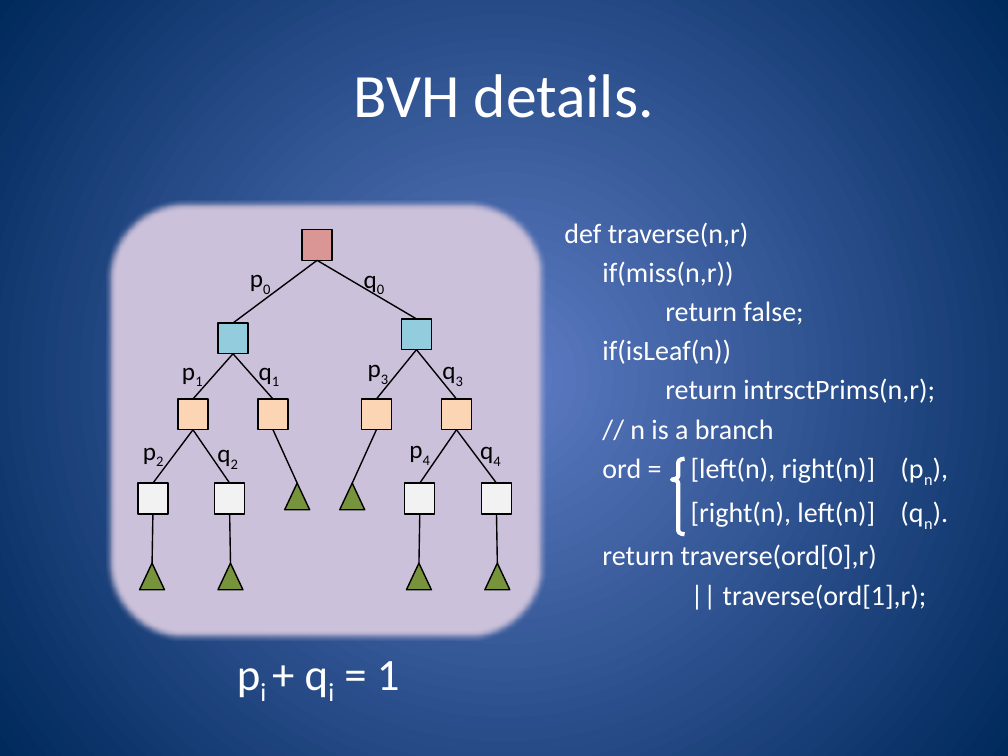
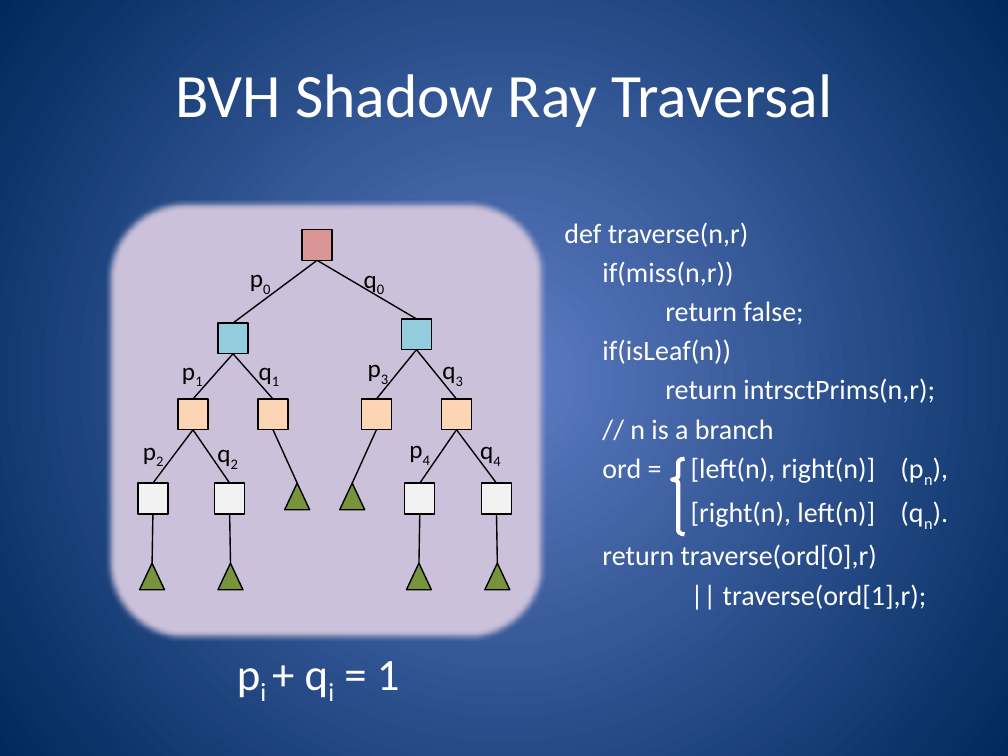
Before and after one commit to nfeltman/RayView, a slide deck: slide 15 of documentation/GroupMeetingPresentation.pptx (slide 14 before the commit). Drawn at 1008x756 pixels with LibreOffice and Linux fonts; fonts in the diff are those of the drawing. Boxes give left, top, right and bottom in pixels: in the first picture for what was removed or moved away, otherwise in the second. Text is boxed around its words. In the diff, an @@ line names an element or a change of style, - is before the commit and + after.

```diff
--- a/documentation/GroupMeetingPresentation.pptx
+++ b/documentation/GroupMeetingPresentation.pptx
@@ title at (175, 74, 832, 127): text changed @@
-BVH details.
+BVH Shadow Ray Traversal
```
Also in this commit, not shown: 8 other slides changed, 13 slides added, 2 slides removed.
